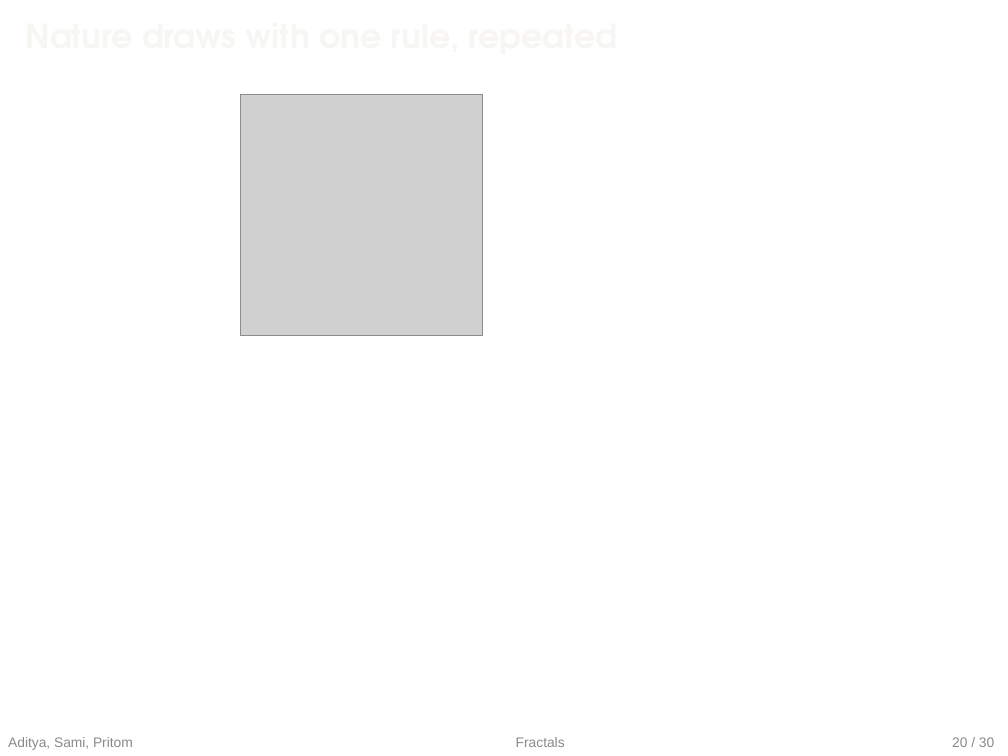
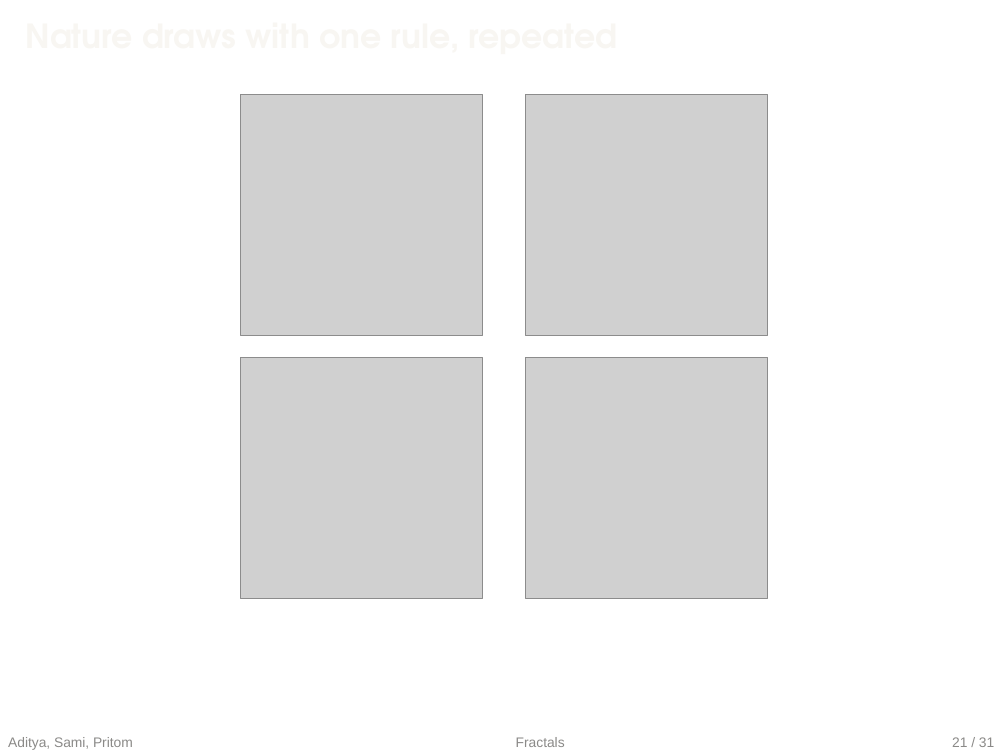
Before and after one commit to eh-Sami/CSE-200-Presentation, a slide deck: slide 71 of combined/main-editable.pptx (slide 66 before the commit). Drawn at 1008x756 pixels with LibreOffice and Linux fonts; fonts in the diff are those of the drawing; grey boxes stand for pictures; background and template pictures are left out. Boxes give left, top, right and bottom in pixels: in the first picture for what was removed or moved away, otherwise in the second. Text is boxed around its words. In the diff, an @@ line names an element or a change of style, - is before the commit and + after.

```diff
--- a/combined/main-editable.pptx
+++ b/combined/main-editable.pptx
@@ picture added at (525,95,767,336) @@
@@ picture added at (240,357,482,598) @@
@@ picture added at (525,357,767,598) @@
@@ text at (952,737,994,747): text changed @@
-20 / 30
+21 / 31
```
Also in this commit, not shown: 87 other slides changed, 16 slides added, 14 slides removed, 9 other files.
